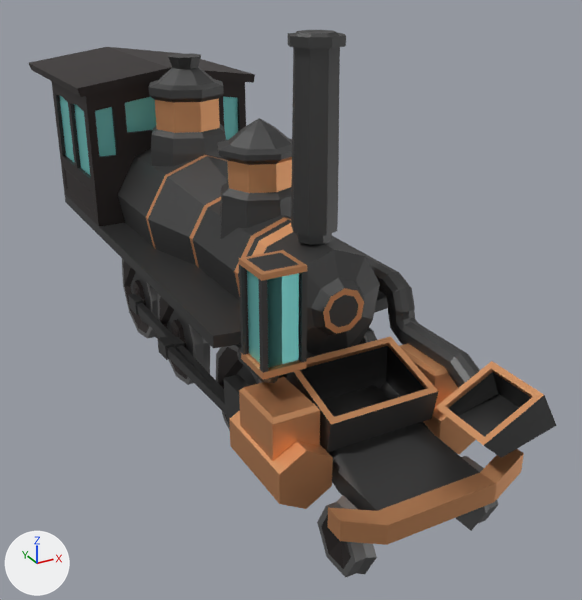
Renders of the FBX model Assets/Models/train/vehicle.fbx from each side of a commit.
The view is the same before and after, from a camera (50 mm lens) standing at (-4.24, -11.03, 5.62) and looking at (0.54, -2.35, 1.28). The lights are fixed; the arrows at lower left show +X, +Y and +Z. Where no turn or scale is listed for an object, it has been applied to the vertices. Vertices at the same position are counted once.

The first picture shows 'collector-box', 'con-rod_L', 'drive-rod_BL', 'drive-rod_FL', 'fuel-indicator', 'fuel-pipe', 'funnel', 'funnel-pipe', 'locomotive-western-base', 'locomotive-wheel1', 'locomotive-wheel2', 'locomotive-wheel3', 'locomotive-wheel4'.
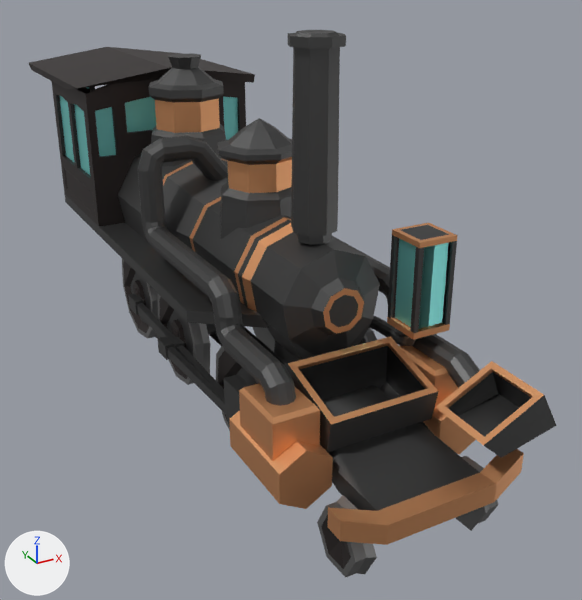
Commit message: move lantern to a more logical position

Pixel boxes [x1, y1, x2, y2] of what changed, in the pictures (582 x 600 px; the box of a moved part takes in the faces that stretch with it):
'fuel-indicator', moved: before [239, 250, 307, 380]; after [387, 223, 457, 340]
'pipe', added: after [138, 136, 296, 406]
'fuel-pipe', moved, turned, rescaled: before [237, 347, 279, 383]; after [369, 316, 416, 346]
part 1 of me_locomotive_western_base, moved or reshaped (not visible afterwards): before [374, 291, 388, 313]
part 2 of me_locomotive_western_base, moved or reshaped: before [65, 195, 241, 348]; after [65, 195, 269, 328]
part 3 of me_locomotive_western_base, moved or reshaped: before [29, 63, 170, 97]; after [29, 63, 170, 89]

Edits to the bpy script that builds the scene:
```text
Change me_locomotive_western_base:
    where me_locomotive_western_base.from_pydata(...)  # 755 vertices, 679 faces; spans x -1.36..1.36, y -6.31..3.3, z 0.19..4.85
    used by ob_locomotive_western_base; location = (0.0, 0.0, 0.0)
    me_locomotive_western_base part 1
    me_locomotive_western_base.vertices[244].co: (1.23, -3.83, 1.65) -> (1.23, -3.08, 1.65)
    me_locomotive_western_base.vertices[251].co: (1.23, -3.83, 1.8) -> (1.23, -3.08, 1.8)
    me_locomotive_western_base part 2
    me_locomotive_western_base.vertices[252].co: (-1.23, -3.83, 1.8) -> (-1.23, -3.08, 1.8)  # pixel (212, 335) -> pixel (186, 310)
    me_locomotive_western_base.vertices[255].co: (-1.23, -3.83, 1.65) -> (-1.23, -3.08, 1.65)  # pixel (213, 348) -> pixel (187, 322)
    me_locomotive_western_base part 3
    me_locomotive_western_base.vertices[272].co: (-1.32, 0.27, 3.71) -> (-1.32, 1.02, 3.71)  # pixel (80, 96) -> pixel (66, 89)
Add me_circle_002:
    me_circle_002.from_pydata(...)  # 216 vertices, 204 faces; spans x -0.15..1.17, y -5.52..-1.71, z 1.32..3.24
    me_circle_002.materials.append(mat_17_grey_darkest)  # dark grey #5c5c5c
Change ob_fuel_pipe:
    ob_fuel_pipe.location: (0.0, 0.0, 0.0) -> (-0.18, 0.0, 0.0)
    ob_fuel_pipe.rotation_euler: (0.0, 0.0, 0.0) -> (-3.142, 0.0, 0.0)  # degrees (0, 0, 0) -> degrees (-180, 0, 0)
    ob_fuel_pipe.scale: (1.0, 1.0, 1.0) -> (-1.0, -1.0, -1.0)
Change ob_fuel_indicator:
    ob_fuel_indicator.location: (0.0, 0.0, 0.0) -> (1.79, 0.0, 0.0)
Add ob_pipe:
    ob_pipe = bpy.data.objects.new('pipe', me_circle_002)
    ob_pipe.location = (0.05, 0.5, 0.16)
    ob_pipe.rotation_euler = (-3.142, 0.0, 0.0)  # degrees (-180, 0, 0)
    ob_pipe.scale = (-1.0, -1.0, -1.0)
```
